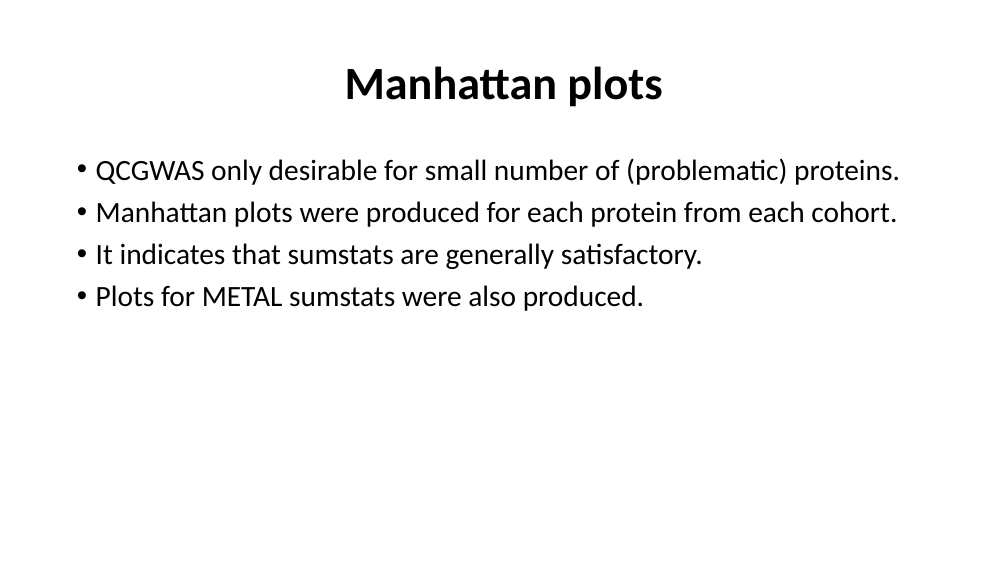
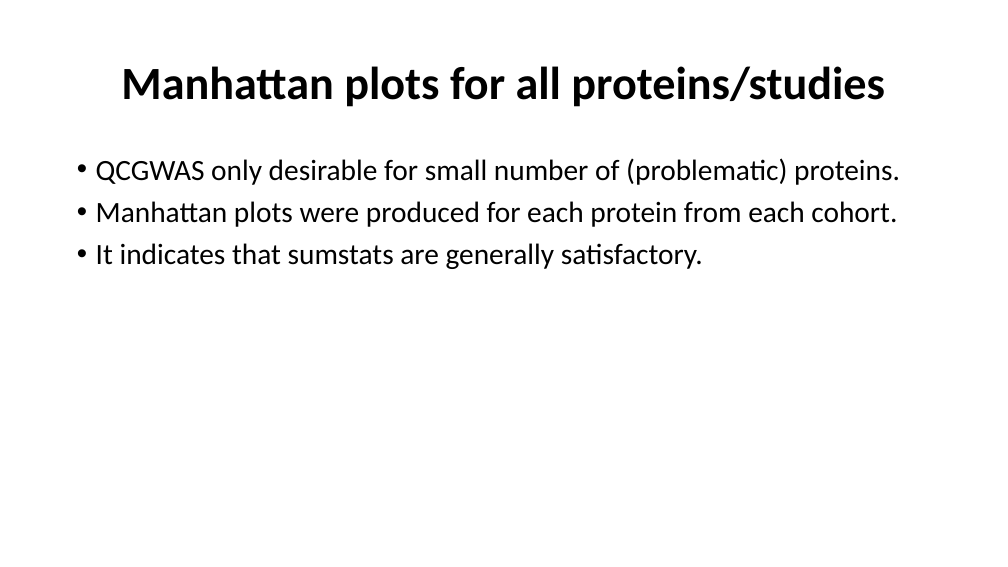
Before and after one commit to jinghuazhao/INF, a slide deck: slide 7 of doc/SCALLOP_INF1-120419.pptx. Drawn at 1008x567 pixels with LibreOffice and Linux fonts; fonts in the diff are those of the drawing. Boxes give left, top, right and bottom in pixels: in the first picture for what was removed or moved away, otherwise in the second. Text is boxed around its words. In the diff, an @@ line names an element or a change of style, - is before the commit and + after.

```diff
--- a/doc/SCALLOP_INF1-120419.pptx
+++ b/doc/SCALLOP_INF1-120419.pptx
@@ title at (121, 66, 885, 107): text changed @@
-Manhattan plots
+Manhattan plots for all proteins/studies
@@ text at (96, 285, 644, 311): paragraph removed @@
-• Plots for METAL sumstats were also produced.
```
Also in this commit, not shown: 7 other slides changed, 16 other files.
